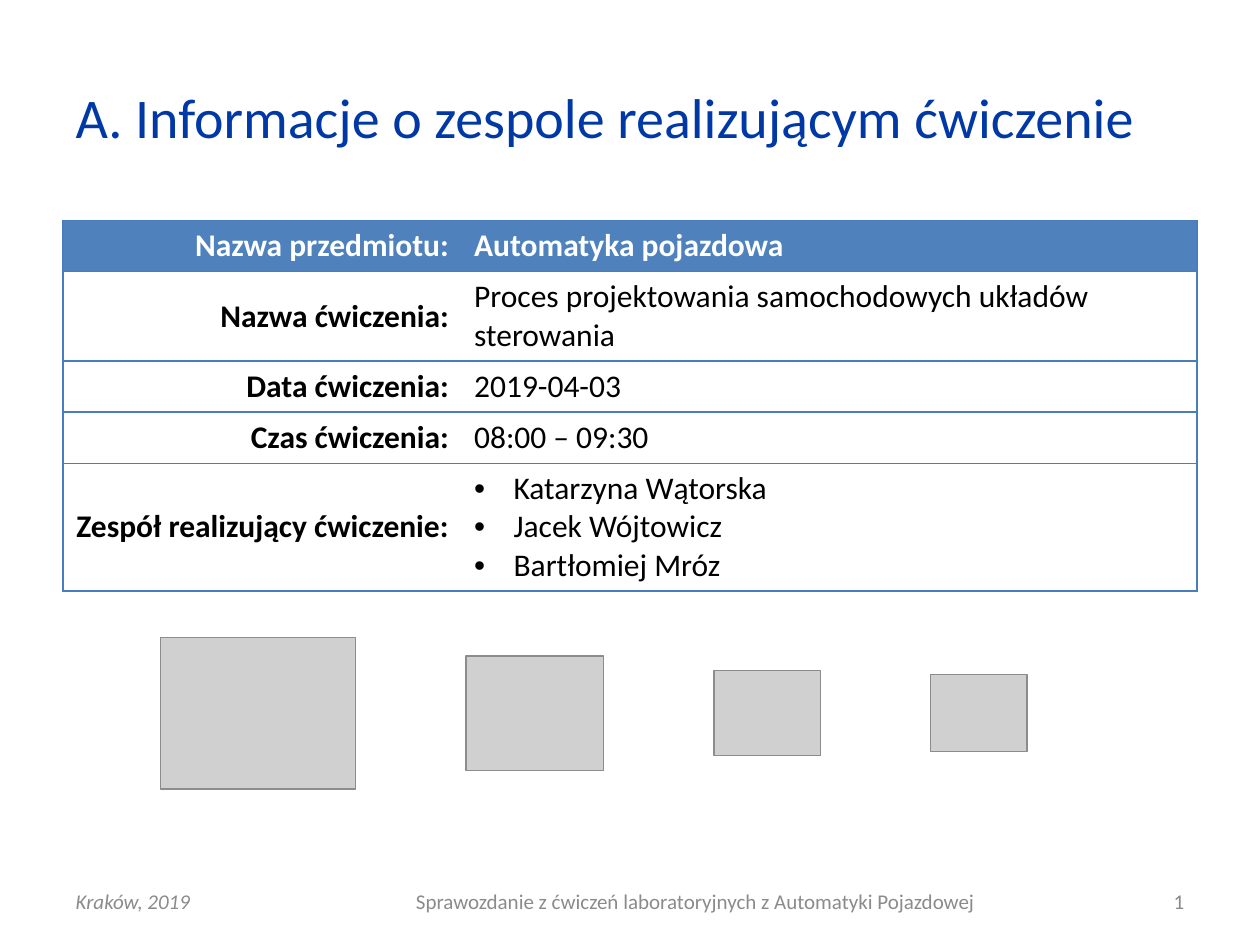
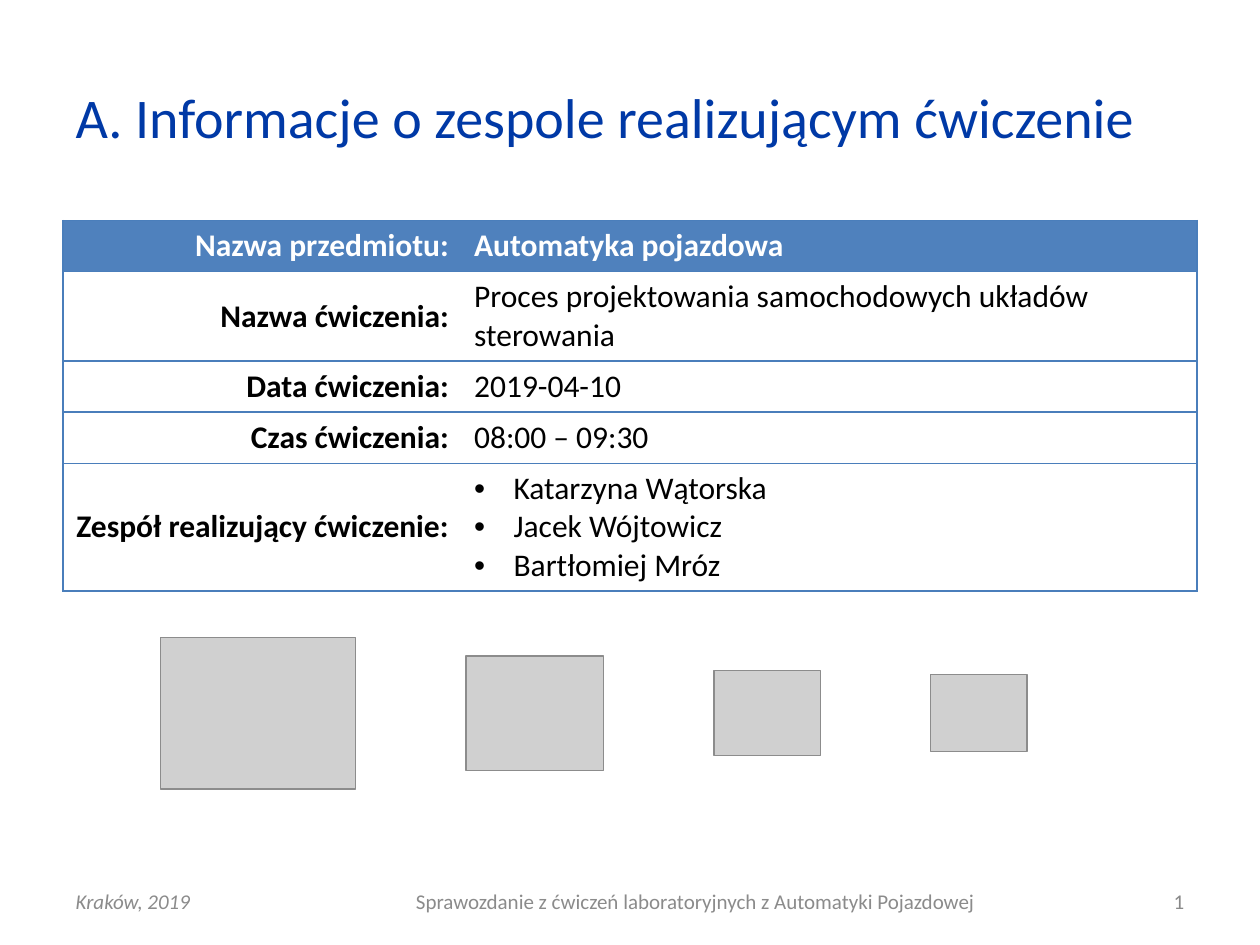
Before and after one commit to Katarzyna-W/AP, a slide deck: slide 1 of Lab7_excel/AP_L07_20190410_0800_G01.pptx. Drawn at 1260x945 pixels with LibreOffice and Linux fonts; fonts in the diff are those of the drawing; grey boxes stand for pictures. Boxes give left, top, right and bottom in pixels: in the first picture for what was removed or moved away, otherwise in the second. Text is boxed around its words. In the diff, an @@ line names an element or a change of style, - is before the commit and + after.

```diff
--- a/Lab7_excel/AP_L07_20190410_0800_G01.pptx
+++ b/Lab7_excel/AP_L07_20190410_0800_G01.pptx
@@ table at [63,220,1197,588] @@
-row 3, column 2: 2019-04-03
+row 3, column 2: 2019-04-10
```
Also in this commit, not shown: 4 other slides changed.
